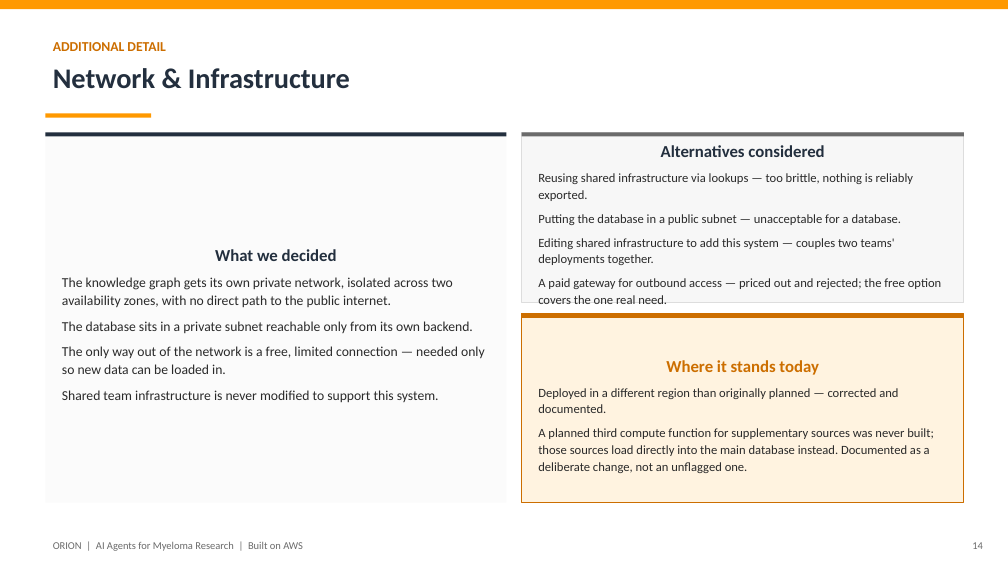
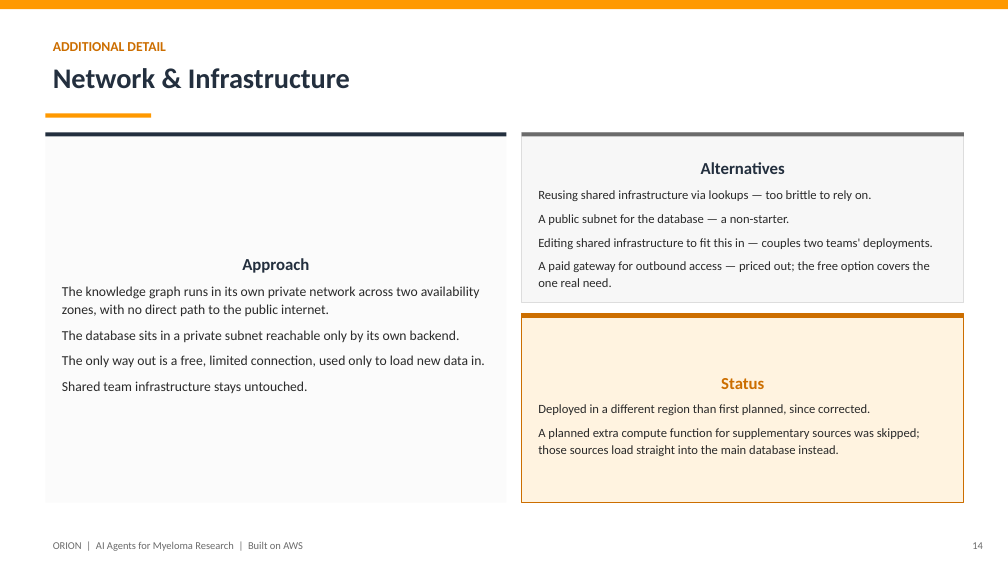
Before and after one commit to lhnminh/MMRF-KnowledgeGraph, a slide deck: slide 14 of ORION_Hackathon_Pitch.pptx. Drawn at 1008x567 pixels with LibreOffice and Linux fonts; fonts in the diff are those of the drawing. Boxes give left, top, right and bottom in pixels: in the first picture for what was removed or moved away, otherwise in the second. Text is boxed around its words. In the diff, an @@ line names an element or a change of style, - is before the commit and + after.

```diff
--- a/ORION_Hackathon_Pitch.pptx
+++ b/ORION_Hackathon_Pitch.pptx
@@ text in rectangle at <box>538,162,933,287</box>: text changed @@
-Alternatives considered
-Reusing shared infrastructure via lookups — too brittle, nothing is reliably exported.
-Putting the database in a public subnet — unacceptable for a database.
-Editing shared infrastructure to add this system — couples two teams' deployments together.
-A paid gateway for outbound access — priced out and rejected; the free option covers the one real need.
+Alternatives
+Reusing shared infrastructure via lookups — too brittle to rely on.
+A public subnet for the database — a non-starter.
+Editing shared infrastructure to fit this in — couples two teams' deployments.
+A paid gateway for outbound access — priced out; the free option covers the one real need.
@@ text at <box>62,258,485,393</box>: text changed @@
-What we decided
-The knowledge graph gets its own private network, isolated across two availability zones, with no direct path to the public internet.
-The database sits in a private subnet reachable only from its own backend.
-The only way out of the network is a free, limited connection — needed only so new data can be loaded in.
-Shared team infrastructure is never modified to support this system.
+Approach
+The knowledge graph runs in its own private network across two availability zones, with no direct path to the public internet.
+The database sits in a private subnet reachable only by its own backend.
+The only way out is a free, limited connection, used only to load new data in.
+Shared team infrastructure stays untouched.
@@ text in rectangle at <box>538,378,920,456</box>: text changed @@
-Where it stands today
-Deployed in a different region than originally planned — corrected and documented.
-A planned third compute function for supplementary sources was never built; those sources load directly into the main database instead. Documented as a deliberate change, not an unflagged one.
+Status
+Deployed in a different region than first planned, since corrected.
+A planned extra compute function for supplementary sources was skipped; those sources load straight into the main database instead.
```
Also in this commit, not shown: 5 other slides changed.
